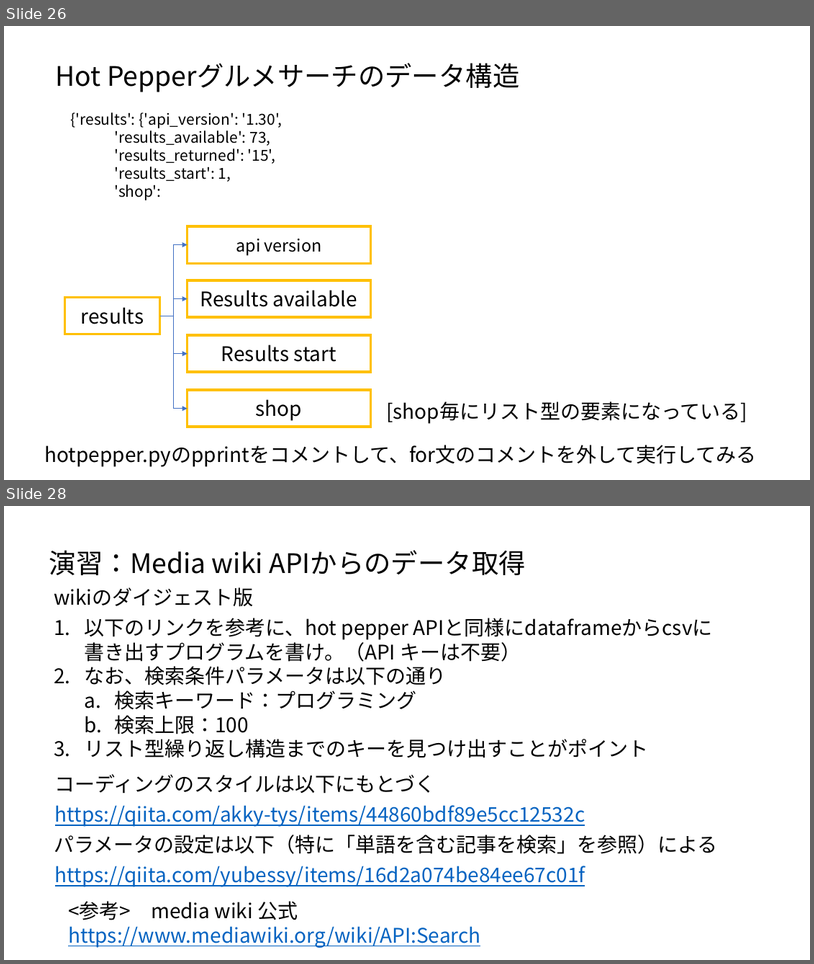
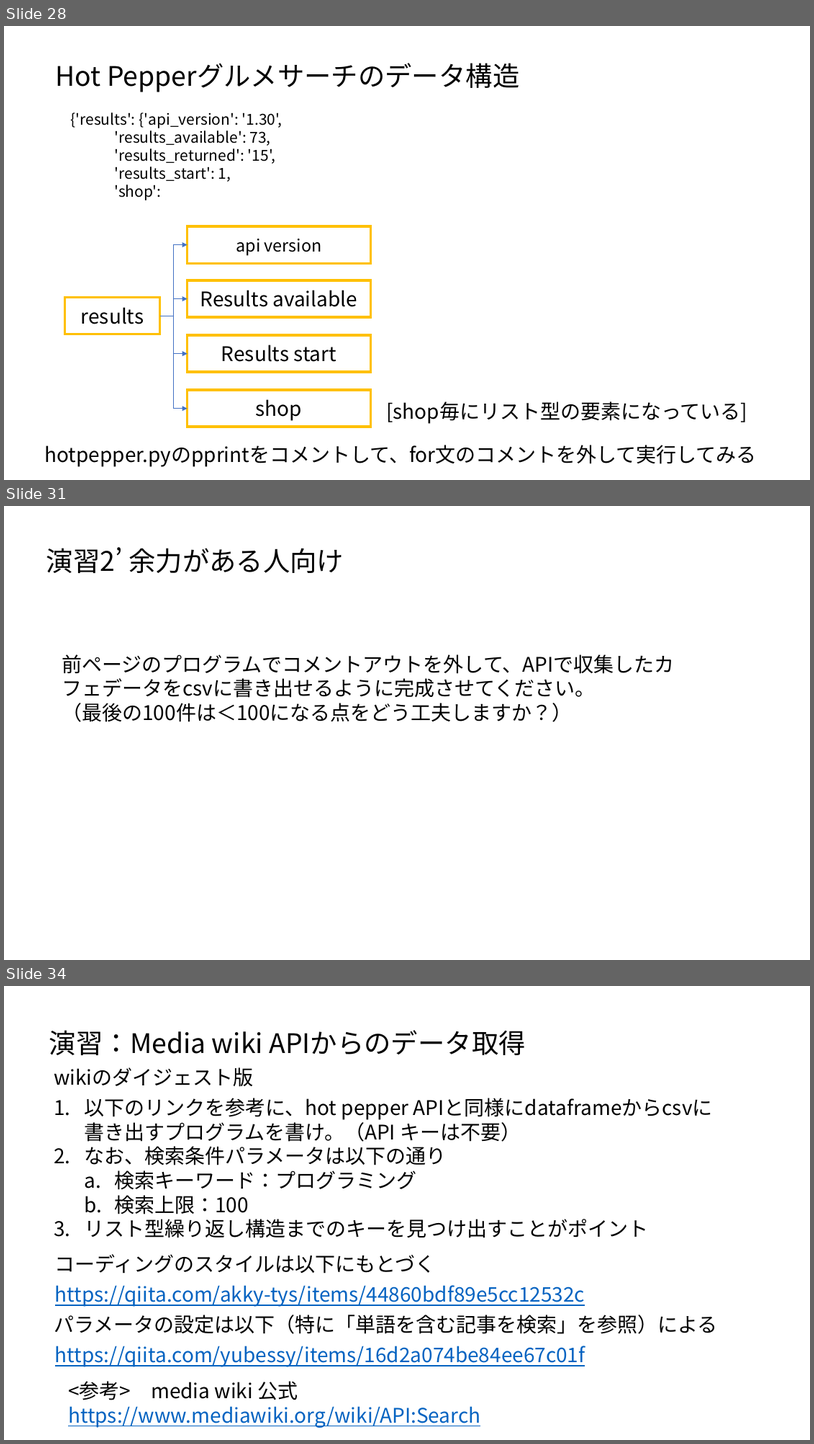
Before and after one commit to ueharaLab/bigdata8_API, a slide deck: bigdata7_API.pptx. Shown one above the other, each under a label of ours: slides 26 and 28 before the commit, slides 28, 31 and 34 after it; the slides between them are not shown. The pictures are 814x964 and 814x1444 pixels, drawn with LibreOffice and Linux fonts; fonts in the diff are those of the drawing. Boxes give left, top, right and bottom in pixels: in the first picture for what was removed or moved away, otherwise in the second. Text is boxed around its words. In the diff, an @@ line names an element or a change of style, - is before the commit and + after.

```diff
--- a/bigdata7_API.pptx
+++ b/bigdata7_API.pptx
@@ slide 31 added at [4,506,810,960], background #FFFFFF @@
@@ text added at [46,547,344,573], 32 pt, text #000000 @@
+演習2’ 余力がある人向け
@@ text added at [62,654,674,722], 24 pt, text #000000 @@
+前ページのプログラムでコメントアウトを外して、APIで収集したカフェデータをcsvに書き出せるように完成させてください。
+（最後の100件は＜100になる点をどう工夫しますか？）
@@ what was slide 26 is now slide 28 @@
@@ what was slide 28 is now slide 34 @@
```
Also in this commit, not shown: 8 slides changed, 6 other slides added, 1 slide removed, 8 other files.
